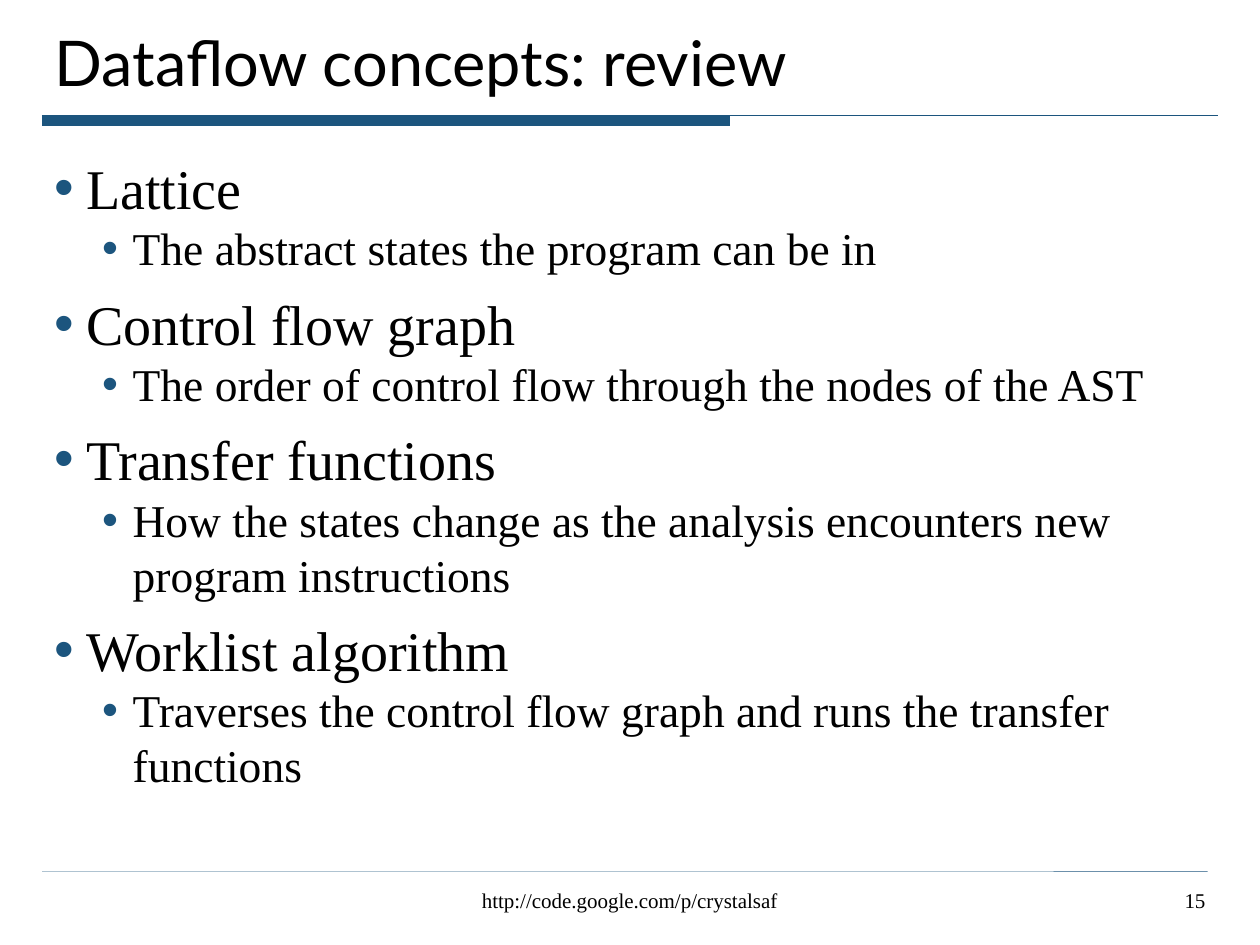
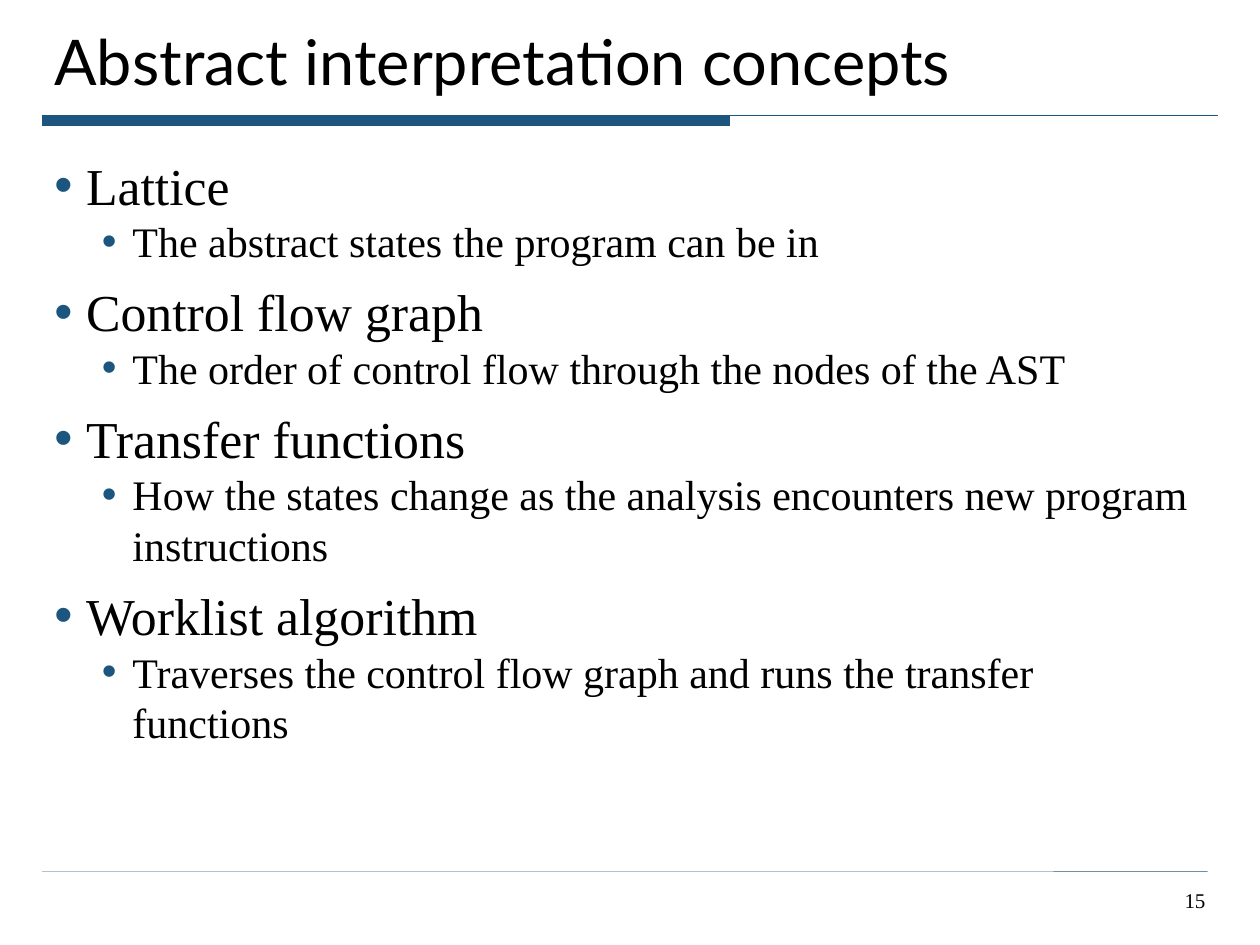
Before and after one commit to ciera/crystalsaf, a slide deck: slide 15 of TutorialExamples/CrystalTutorial.ppt. Drawn at 1260x945 pixels with LibreOffice and Linux fonts; fonts in the diff are those of the drawing. Boxes give left, top, right and bottom in pixels: in the first picture for what was removed or moved away, otherwise in the second. Text is boxed around its words. In the diff, an @@ line names an element or a change of style, - is before the commit and + after.

```diff
--- a/TutorialExamples/CrystalTutorial.ppt
+++ b/TutorialExamples/CrystalTutorial.ppt
@@ title at box(54, 38, 950, 96): text changed @@
-Dataflow concepts: review
+Abstract interpretation concepts
@@ text "Lattice" at box(86, 170, 1187, 739): size 32 to 29.6 pt in "Lattice", "Control flow graph", "Transfer functions", "Worklist algorithm"; size 26 to 24.1 pt in "The abstract states the program can be ...", "The order of control flow through the ...", "How the states change as the analysis ...", "Traverses the control flow graph and runs ..." @@
@@ text removed at box(482, 893, 778, 913) @@
-http://code.google.com/p/crystalsaf
```
Also in this commit, not shown: 35 other slides changed, 2 slides added.
